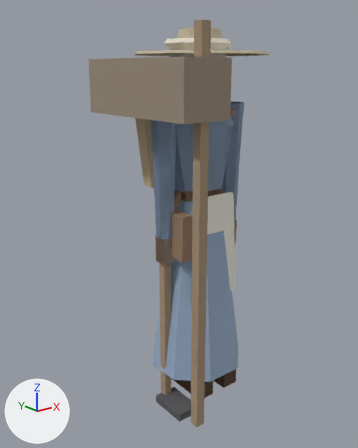
Renders of the glTF model game/assets/modelle/figur_mensch.glb from each side of a commit.
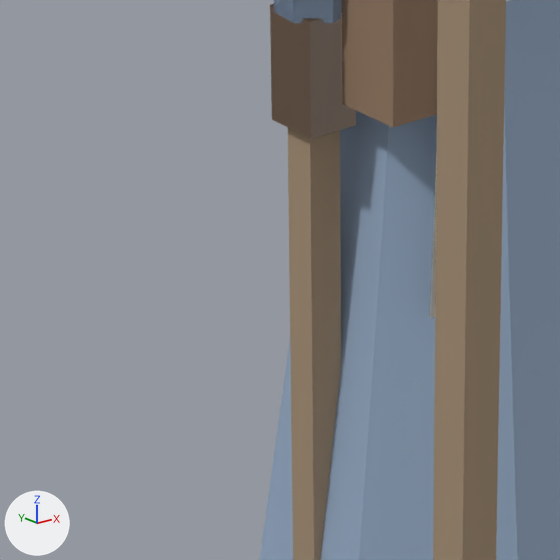
Old and new are each drawn whole from a camera (50 mm lens) standing at (-1.568, -1.807, 1.628) and looking at (-0.081, 0.052, 0.884) and again close up on the part from 27% to 61% of the width and 52% to 80% of the height. Arrows for +X, +Y and +Z are at lower left; the lights stay in place. The last two pictures show the newer version.

Objects in the first close-up: 'Hacke', 'Koerper_Frau', 'Koerper_Mann', 'Stab', 'Tasche' and 1 more.
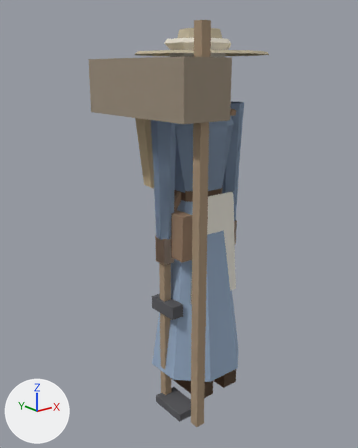
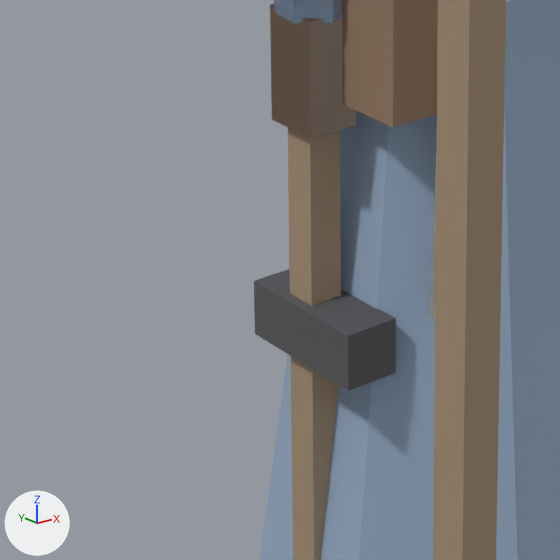
What differs and where, as boxes (x1, y1, x2, y2) in the close-ups (560 x 560 px):
'Hammer', added: after (254, 269, 396, 391)

The change in detail:
Mesh me_hammer is new.
It has 16 vertices, 20 faces and spans x -0.242..-0.178, y -0.1..0.07, z 0.464..0.856.
It uses material mat_figur.
Object 'Hammer' (ob_hammer) is new; it shows me_hammer.
Its location is (0.0, 0.0, 0.0).
